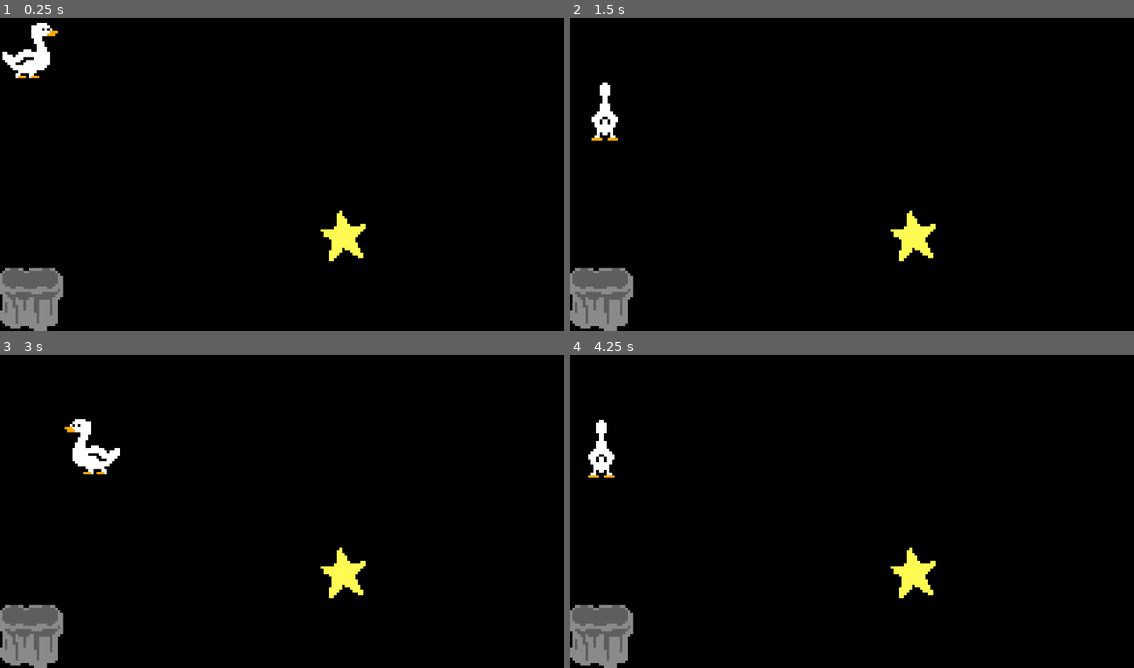
Above: before the commit, frames 1-4 (two rows, left to right).
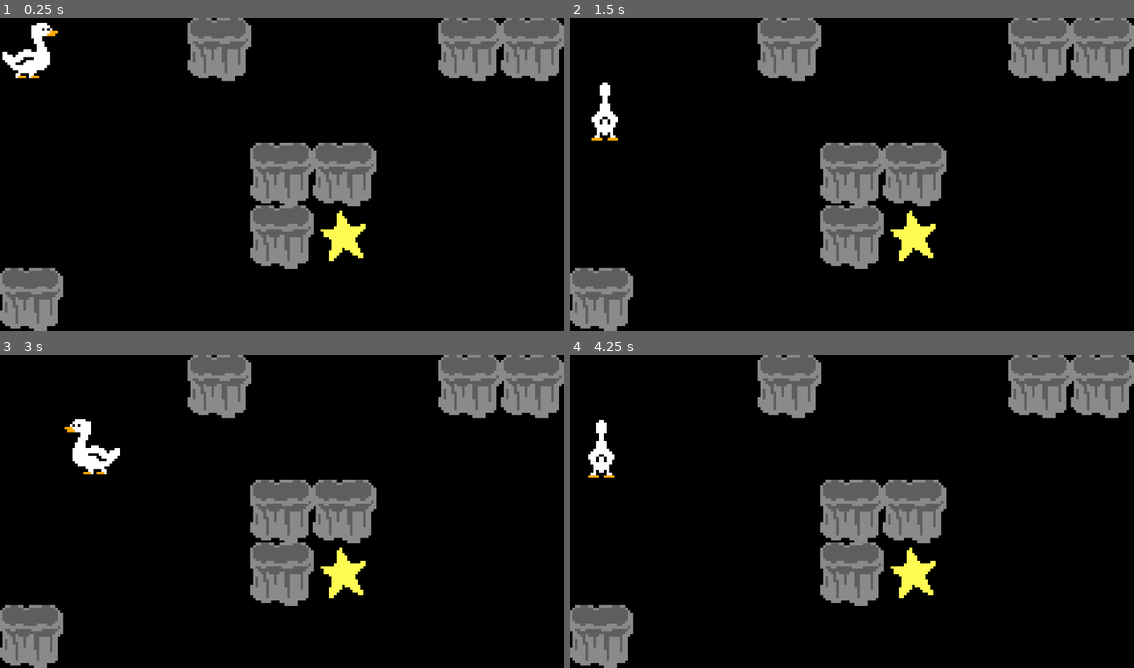
Above: after the commit, the same moments.

Repository: g3bryja/one_button_jam
Game: Godot game, scene res://Scenes/Level 1.tscn
Same seed, same stepped clock (60 frames per second), same inputs: the game is played once before the commit and once after it. This scene is started directly instead of the project's main scene.
Inputs:
- Up to frame 1 (0.25 s): no input
- Up to frame 2 (1.5 s): tap Enter at 0.5 s; tap Space (button) at 0.6, 1.25, 1.35 s
- Up to frame 3 (3 s): tap Enter at 2 s; tap Space (button) at 2.1, 2.75, 2.85 s
- Up to frame 4 (4.25 s): tap Enter at 3.5 s; tap Space (button) at 3.6 s

The runs differ from the first frame. In frame 1, 12% of the frame differs, in the area x 33-100%, y 0-81%; in frame 2, 12%; in frame 3, 12%; in frame 4, 12%.

Commit message:
Added win text

Diff:
--- /dev/null
+++ b/Prefabs/pixel_text_theme.tres
@@ -0,0 +1,6 @@
+[gd_resource type="Theme" load_steps=2 format=3 uid="uid://cdudi8ole10hu"]
+
+[ext_resource type="FontFile" uid="uid://b2ioknuot1l40" path="res://Resources/Pixelify_Sans/static/PixelifySans-Regular.ttf" id="1_yilgk"]
+
+[resource]
+default_font = ExtResource("1_yilgk")
--- a/Scenes/Level 1.tscn
+++ b/Scenes/Level 1.tscn
@@ -1,17 +1,19 @@
-[gd_scene load_steps=15 format=3 uid="uid://byml3u40mmctk"]
+[gd_scene load_steps=17 format=3 uid="uid://byml3u40mmctk"]
 
 [ext_resource type="PackedScene" uid="uid://ts7dbo61j63a" path="res://Prefabs/game_manager.tscn" id="1_wv84l"]
 [ext_resource type="Script" path="res://Scripts/Player.gd" id="2_2xrjm"]
 [ext_resource type="Texture2D" uid="uid://dvpb2s1ccp6rb" path="res://Sprites/wall.png" id="3_6abvh"]
 [ext_resource type="Script" path="res://Scripts/Rotate CCW Action.gd" id="4_0ubb6"]
 [ext_resource type="Texture2D" uid="uid://b5d116tcf7d2e" path="res://Sprites/goose_up.png" id="5_464jk"]
-[ext_resource type="Script" path="res://Scenes/Player Sprite Controller.gd" id="5_jg7eb"]
+[ext_resource type="Script" path="res://Scripts/Player Sprite Controller.gd" id="5_jg7eb"]
 [ext_resource type="Script" path="res://Scripts/Move Forward Action.gd" id="5_xtbv6"]
 [ext_resource type="Texture2D" uid="uid://blghl20dkd7kx" path="res://Sprites/goose_down.png" id="6_dedau"]
 [ext_resource type="Texture2D" uid="uid://cuw304qoudgyq" path="res://Sprites/goose_left.png" id="7_42td7"]
 [ext_resource type="Texture2D" uid="uid://dk0cuq0kdk5fl" path="res://Sprites/goose_right.png" id="8_7vpio"]
 [ext_resource type="Texture2D" uid="uid://byhlioyik5syx" path="res://Sprites/star.png" id="10_84kek"]
 [ext_resource type="Texture2D" uid="uid://b6q7qg4lxeo3y" path="res://Sprites/bg_black.png" id="11_esbqe"]
+[ext_resource type="Theme" uid="uid://cdudi8ole10hu" path="res://Prefabs/pixel_text_theme.tres" id="13_5eq84"]
+[ext_resource type="Script" path="res://Scenes/Level Complete Text Controller.gd" id="13_a1sxw"]
 
 [sub_resource type="RectangleShape2D" id="RectangleShape2D_s6j68"]
 size = Vector2(23.7037, 23.7037)
@@ -39,6 +41,95 @@
 [node name="CollisionShape2D" type="CollisionShape2D" parent="Background/Node2D/Wall/Wall Collider"]
 shape = SubResource("RectangleShape2D_s6j68")
 
+[node name="Wall2" type="Sprite2D" parent="Background/Node2D"]
+position = Vector2(0, 23.7037)
+texture = ExtResource("3_6abvh")
+
+[node name="Wall Collider" type="Area2D" parent="Background/Node2D/Wall2"]
+
+[node name="CollisionShape2D" type="CollisionShape2D" parent="Background/Node2D/Wall2/Wall Collider"]
+shape = SubResource("RectangleShape2D_s6j68")
+
+[node name="Wall3" type="Sprite2D" parent="Background/Node2D"]
+position = Vector2(23.7037, 0)
+texture = ExtResource("3_6abvh")
+
+[node name="Wall Collider" type="Area2D" parent="Background/Node2D/Wall3"]
+
+[node name="CollisionShape2D" type="CollisionShape2D" parent="Background/Node2D/Wall3/Wall Collider"]
+shape = SubResource("RectangleShape2D_s6j68")
+
+[node name="Wall4" type="Sprite2D" parent="Background/Node2D"]
+texture = ExtResource("3_6abvh")
+
+[node name="Wall Collider" type="Area2D" parent="Background/Node2D/Wall4"]
+
+[node name="CollisionShape2D" type="CollisionShape2D" parent="Background/Node2D/Wall4/Wall Collider"]
+shape = SubResource("RectangleShape2D_s6j68")
+
+[node name="Wall5" type="Sprite2D" parent="Background/Node2D"]
+position = Vector2(71.1111, -47.4074)
+texture = ExtResource("3_6abvh")
+
+[node name="Wall Collider" type="Area2D" parent="Background/Node2D/Wall5"]
+
+[node name="CollisionShape2D" type="CollisionShape2D" parent="Background/Node2D/Wall5/Wall Collider"]
+shape = SubResource("RectangleShape2D_s6j68")
+
+[node name="Wall6" type="Sprite2D" parent="Background/Node2D"]
+position = Vector2(94.8148, -47.4074)
+texture = ExtResource("3_6abvh")
+
+[node name="Wall Collider" type="Area2D" parent="Background/Node2D/Wall6"]
+
+[node name="CollisionShape2D" type="CollisionShape2D" parent="Background/Node2D/Wall6/Wall Collider"]
+shape = SubResource("RectangleShape2D_s6j68")
+
+[node name="Wall7" type="Sprite2D" parent="Background/Node2D"]
+position = Vector2(-23.7037, -47.4074)
+texture = ExtResource("3_6abvh")
+
+[node name="Wall Collider" type="Area2D" parent="Background/Node2D/Wall7"]
+
+[node name="CollisionShape2D" type="CollisionShape2D" parent="Background/Node2D/Wall7/Wall Collider"]
+shape = SubResource("RectangleShape2D_s6j68")
+
+[node name="Border Left" type="Sprite2D" parent="Background/Node2D"]
+position = Vector2(-118.519, 0)
+scale = Vector2(1, 5)
+
+[node name="Wall Collider" type="Area2D" parent="Background/Node2D/Border Left"]
+
+[node name="CollisionShape2D" type="CollisionShape2D" parent="Background/Node2D/Border Left/Wall Collider"]
+shape = SubResource("RectangleShape2D_s6j68")
+
+[node name="Border Right" type="Sprite2D" parent="Background/Node2D"]
+position = Vector2(118.519, 0)
+scale = Vector2(1, 5)
+
+[node name="Wall Collider" type="Area2D" parent="Background/Node2D/Border Right"]
+
+[node name="CollisionShape2D" type="CollisionShape2D" parent="Background/Node2D/Border Right/Wall Collider"]
+shape = SubResource("RectangleShape2D_s6j68")
+
+[node name="Border Top" type="Sprite2D" parent="Background/Node2D"]
+position = Vector2(0, -71.1111)
+scale = Vector2(9, 1)
+
+[node name="Wall Collider" type="Area2D" parent="Background/Node2D/Border Top"]
+
+[node name="CollisionShape2D" type="CollisionShape2D" parent="Background/Node2D/Border Top/Wall Collider"]
+shape = SubResource("RectangleShape2D_s6j68")
+
+[node name="Border Bottom" type="Sprite2D" parent="Background/Node2D"]
+position = Vector2(0, 71.1111)
+scale = Vector2(9, 1)
+
+[node name="Wall Collider" type="Area2D" parent="Background/Node2D/Border Bottom"]
+
+[node name="CollisionShape2D" type="CollisionShape2D" parent="Background/Node2D/Border Bottom/Wall Collider"]
+shape = SubResource("RectangleShape2D_s6j68")
+
 [node name="Star" type="Node2D" parent="."]
 position = Vector2(704, 448)
 
@@ -47,9 +138,9 @@
 texture = ExtResource("10_84kek")
 
 [node name="Star Collider" type="Area2D" parent="Star"]
+scale = Vector2(0.9, 0.9)
 
 [node name="CollisionShape2D" type="CollisionShape2D" parent="Star/Star Collider"]
-scale = Vector2(1, 1)
 shape = SubResource("RectangleShape2D_8r2lc")
 
 [node name="Player" type="Node2D" parent="." node_paths=PackedStringArray("sprite_up", "sprite_down", "sprite_left", "sprite_right", "player_forward_collider")]
@@ -69,9 +160,9 @@
 move_distance = 128
 
 [node name="Player Collider" type="Area2D" parent="Player"]
+scale = Vector2(0.9, 0.9)
 
 [node name="CollisionShape2D" type="CollisionShape2D" parent="Player/Player Collider"]
-scale = Vector2(1, 1)
 shape = SubResource("RectangleShape2D_8r2lc")
 
 [node name="Player Forward Collider" type="Area2D" parent="Player"]
@@ -79,7 +170,6 @@
 scale = Vector2(0.9, 0.9)
 
 [node name="CollisionShape2D" type="CollisionShape2D" parent="Player/Player Forward Collider"]
-scale = Vector2(1, 1)
 shape = SubResource("RectangleShape2D_8r2lc")
 
 [node name="Player Sprites" type="Node2D" parent="." node_paths=PackedStringArray("player")]
@@ -101,10 +191,45 @@
 [node name="Right" type="Sprite2D" parent="Player Sprites"]
 texture = ExtResource("8_7vpio")
 
+[node name="Level Complete Text" type="Node2D" parent="." node_paths=PackedStringArray("player", "label")]
+position = Vector2(168, 264)
+script = ExtResource("13_a1sxw")
+player = NodePath("../Player/Player Collider")
+label = NodePath("Label")
+
+[node name="Label" type="Label" parent="Level Complete Text"]
+offset_right = 824.0
+offset_bottom = 120.0
+theme = ExtResource("13_5eq84")
+theme_type_variation = &"HeaderLarge"
+theme_override_colors/font_shadow_color = Color(0, 0, 0, 1)
+theme_override_font_sizes/font_size = 100
+
 [connection signal="button_press" from="Game Manager" to="Player/Move Forward Action" method="_on_action"]
 [connection signal="button_release" from="Game Manager" to="Player/Rotate CW Action" method="_on_action"]
 [connection signal="area_entered" from="Background/Node2D/Wall/Wall Collider" to="Player" method="_on_wall_collision"]
 [connection signal="area_exited" from="Background/Node2D/Wall/Wall Collider" to="Player" method="_on_wall_exit"]
+[connection signal="area_entered" from="Background/Node2D/Wall2/Wall Collider" to="Player" method="_on_wall_collision"]
+[connection signal="area_exited" from="Background/Node2D/Wall2/Wall Collider" to="Player" method="_on_wall_exit"]
+[connection signal="area_entered" from="Background/Node2D/Wall3/Wall Collider" to="Player" method="_on_wall_collision"]
+[connection signal="area_exited" from="Background/Node2D/Wall3/Wall Collider" to="Player" method="_on_wall_exit"]
+[connection signal="area_entered" from="Background/Node2D/Wall4/Wall Collider" to="Player" method="_on_wall_collision"]
+[connection signal="area_exited" from="Background/Node2D/Wall4/Wall Collider" to="Player" method="_on_wall_exit"]
+[connection signal="area_entered" from="Background/Node2D/Wall5/Wall Collider" to="Player" method="_on_wall_collision"]
+[connection signal="area_exited" from="Background/Node2D/Wall5/Wall Collider" to="Player" method="_on_wall_exit"]
+[connection signal="area_entered" from="Background/Node2D/Wall6/Wall Collider" to="Player" method="_on_wall_collision"]
+[connection signal="area_exited" from="Background/Node2D/Wall6/Wall Collider" to="Player" method="_on_wall_exit"]
+[connection signal="area_entered" from="Background/Node2D/Wall7/Wall Collider" to="Player" method="_on_wall_collision"]
+[connection signal="area_exited" from="Background/Node2D/Wall7/Wall Collider" to="Player" method="_on_wall_exit"]
+[connection signal="area_entered" from="Background/Node2D/Border Left/Wall Collider" to="Player" method="_on_wall_collision"]
+[connection signal="area_exited" from="Background/Node2D/Border Left/Wall Collider" to="Player" method="_on_wall_exit"]
+[connection signal="area_entered" from="Background/Node2D/Border Right/Wall Collider" to="Player" method="_on_wall_collision"]
+[connection signal="area_exited" from="Background/Node2D/Border Right/Wall Collider" to="Player" method="_on_wall_exit"]
+[connection signal="area_entered" from="Background/Node2D/Border Top/Wall Collider" to="Player" method="_on_wall_collision"]
+[connection signal="area_exited" from="Background/Node2D/Border Top/Wall Collider" to="Player" method="_on_wall_exit"]
+[connection signal="area_entered" from="Background/Node2D/Border Bottom/Wall Collider" to="Player" method="_on_wall_collision"]
+[connection signal="area_exited" from="Background/Node2D/Border Bottom/Wall Collider" to="Player" method="_on_wall_exit"]
 [connection signal="area_entered" from="Star/Star Collider" to="Player" method="_on_star_collision"]
+[connection signal="area_entered" from="Star/Star Collider" to="Level Complete Text" method="on_win"]
 
 [editable path="Game Manager"]
--- /dev/null
+++ b/Scenes/Level Complete Text Controller.gd
@@ -0,0 +1,14 @@
+extends Node2D
+
+
+@export var player: Node2D
+@export var label: Label
+
+
+func _ready():
+	label.text = ''
+
+
+func on_win(_collision):
+	if _collision == player:
+		label.text = 'LEVEL COMPLETE!'
--- a/Scripts/Player.gd
+++ b/Scripts/Player.gd
@@ -15,6 +15,7 @@
 
 @export var player_forward_collider: Area2D
 var _can_move_forward = true
+var _queue_prevent_move_forward = false
 
 
 func _ready():
@@ -38,6 +39,12 @@
 	_update_sprite()
 
 
+func _physics_process(_delta):
+	if _queue_prevent_move_forward:
+		_queue_prevent_move_forward = false
+		_can_move_forward = false
+
+
 func _update_sprite():
 	sprite_right.visible = direction == _RIGHT
 	sprite_down.visible = direction == _DOWN
@@ -46,12 +53,13 @@
 
 
 func _on_star_collision(_collision: Area2D):
-	print("WIN")
+	#print("WIN")
+	return
 
 
 func _on_wall_collision(_collision: Area2D):
 	if (_collision == player_forward_collider):
-		_can_move_forward = false
+		_queue_prevent_move_forward = true
 
 
 func _on_wall_exit(_collision: Area2D):
Not shown, added: Resources/Pixelify_Sans/OFL.txt
Binary file added: Resources/Pixelify_Sans/PixelifySans-VariableFont_wght.ttf
Not shown, added: Resources/Pixelify_Sans/PixelifySans-VariableFont_wght.ttf.import
Not shown, added: Resources/Pixelify_Sans/README.txt
Binary file added: Resources/Pixelify_Sans/static/PixelifySans-Bold.ttf
Not shown, added: Resources/Pixelify_Sans/static/PixelifySans-Bold.ttf.import
Binary file added: Resources/Pixelify_Sans/static/PixelifySans-Medium.ttf
Not shown, added: Resources/Pixelify_Sans/static/PixelifySans-Medium.ttf.import
Binary file added: Resources/Pixelify_Sans/static/PixelifySans-Regular.ttf
Not shown, added: Resources/Pixelify_Sans/static/PixelifySans-Regular.ttf.import
Binary file added: Resources/Pixelify_Sans/static/PixelifySans-SemiBold.ttf
Not shown, added: Resources/Pixelify_Sans/static/PixelifySans-SemiBold.ttf.import
(and 2 more such lines)
